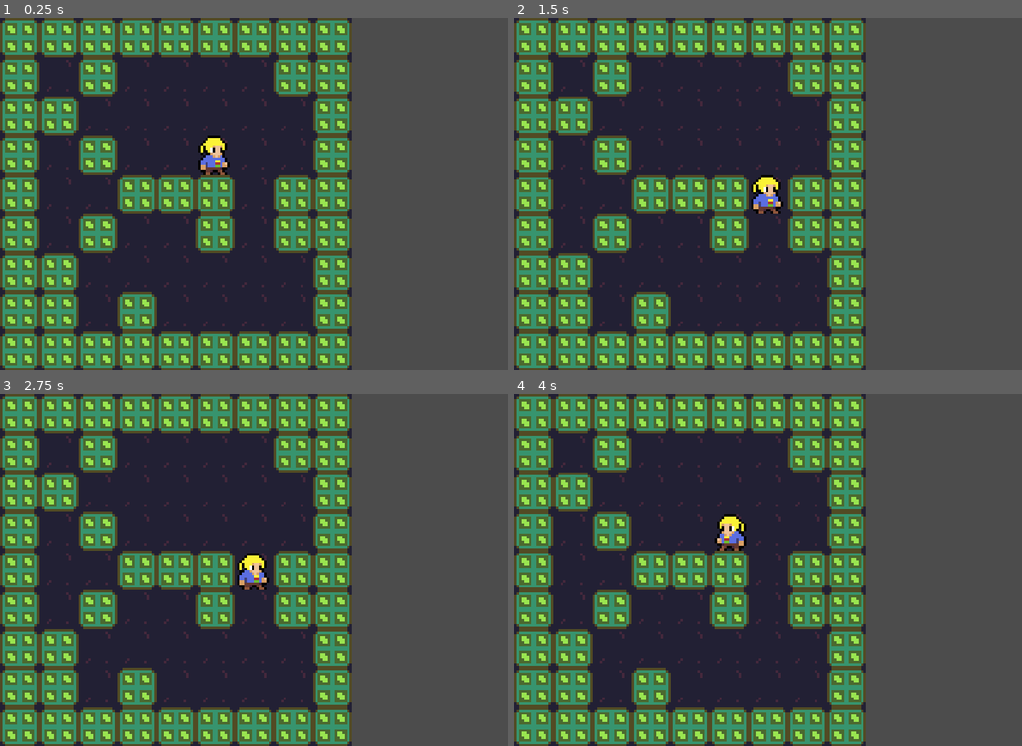
Above: before the commit, frames 1-4 (two rows, left to right).
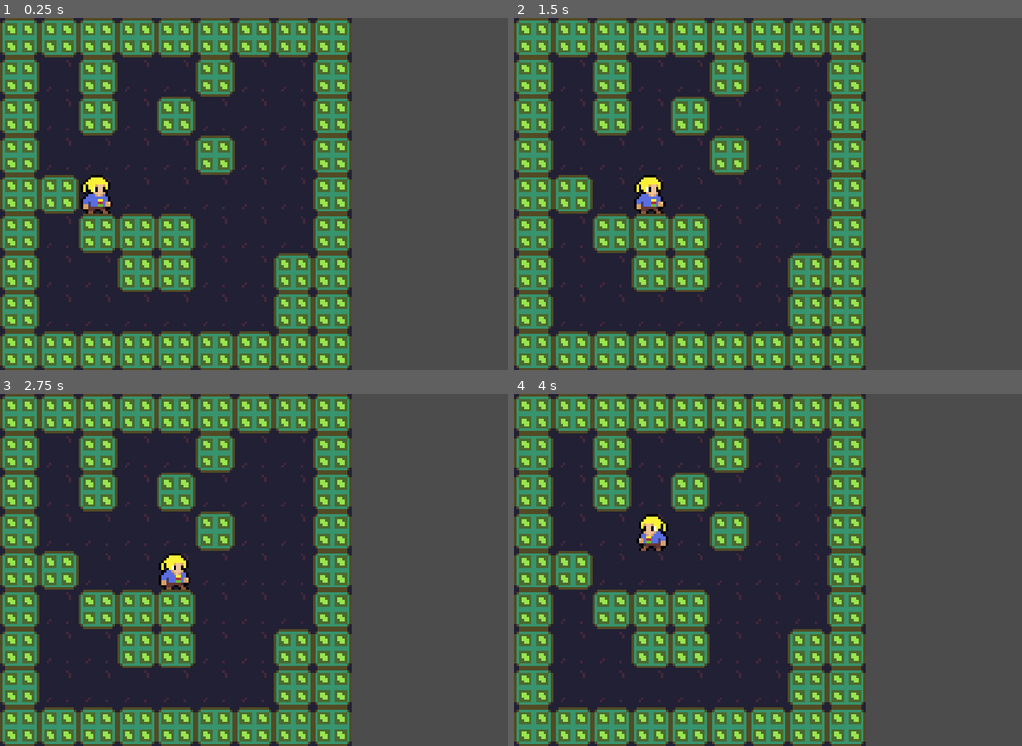
Above: after the commit, the same moments.

Repository: gueepo/godot_broughlike
Game: Godot game, scene res://Scenes/MainScene.tscn
Two runs of this game, one before a commit and one after it. Both use one fixed random seed, a clock stepped at 60 frames per second and the inputs below.
Inputs:
- Up to frame 1 (0.25 s): no input
- Up to frame 2 (1.5 s): tap Enter at 0.5 s; hold Right (ui_right) 0.53-1.28 s; tap Space at 1.25 s; hold Down (ui_down) from 1.28 s (still down)
- Up to frame 3 (2.75 s): release Down (ui_down) at 2.03 s; hold Right (ui_right) from 2.03 s (still down)
- Up to frame 4 (4 s): tap Enter at 2.75 s; release Right (ui_right) at 2.78 s; hold Up (ui_up) 2.78-3.53 s; hold Left (ui_left) from 3.53 s (still down)

The runs differ from the first frame. In frame 1, 19% of the frame differs, in the area x 7-62%, y 11-89%; in frame 2, 19%; in frame 3, 19%; in frame 4, 19%.

Commit message:
validating map when it is generated
next step is adding monsters!

Diff:
--- a/broughlike/Scenes/MainScene.gd
+++ b/broughlike/Scenes/MainScene.gd
@@ -4,6 +4,7 @@
 var TILES_ON_VERTICAL = 9
 var TILE_SIZE = 16
 var map = Array()
+var passableTiles = 0
 var rng = RandomNumberGenerator.new()
 
 # what is the main scene going to do?
@@ -17,6 +18,21 @@
 	rng.randomize()
 	CreateMapArray()
 	GenerateMap()
+
+	# validate generated map
+	var attempts = 0
+	for i in (100):
+		attempts += 1
+		var connectedTiles = GetConnectedTiles()
+		if connectedTiles.size() == passableTiles:
+			break;
+		else:
+			GenerateMap()
+
+	print("attempts: ", attempts)
+	if attempts == 100:
+		print("timed out!")
+
 	_playerReference.MoveTo(GetARandomPassableTile().position)
 
 func CreateMapArray():
@@ -26,6 +42,7 @@
 		map[i].resize(TILES_ON_HORIZONTAL)
 
 func GenerateMap():
+	passableTiles = 0
 	for i in range(TILES_ON_VERTICAL):
 		for j in range(TILES_ON_HORIZONTAL):
 			var tile = tileObject.instance()
@@ -33,10 +50,73 @@
 			var myRandom = rng.randf_range(0.0, 1.0)
 			if myRandom < 0.3 or not IsInBounds(j, i):
 				tile.is_passable = false
+			tile._internal_x = j
+			tile._internal_y = i
 
+			passableTiles += 1 if tile.is_passable else 0
 			add_child(tile)
 			tile.position = Vector2(j * TILE_SIZE, i * TILE_SIZE)
 			map[i][j] = tile
+
+# ===================================================================================================
+# ===================================================================================================
+# MAP VALIDATION FUNCTIONS
+# ===================================================================================================
+# ===================================================================================================
+func GetTileNeighbor(x, y, dx, dy):
+	if IsInBounds(x + dx, y + dy):
+		return map[y+dy][x+dx]
+	return null
+
+func GetAdjacentNeighbors(x, y):
+	var adjacentTiles = Array()
+	var leftTile = GetTileNeighbor(x, y, -1, 0)
+	var rightTile = GetTileNeighbor(x, y, 1, 0)
+	var upTile = GetTileNeighbor(x, y, 0, 1)
+	var downTile = GetTileNeighbor(x, y, 0, -1)
+
+	if (leftTile != null):
+		adjacentTiles.push_back(leftTile)
+
+	if (rightTile != null):
+		adjacentTiles.push_back(rightTile)
+
+	if (upTile != null):
+		adjacentTiles.push_back(upTile)
+
+	if (downTile != null):
+		adjacentTiles.push_back(downTile)
+
+	return adjacentTiles
+
+func GetPassableAdjacentNeighbors(x, y):
+	var passableTiles = Array()
+	var Neighbors = GetAdjacentNeighbors(x, y)
+
+	for tile in Neighbors:
+		if tile.is_passable:
+			passableTiles.append(tile)
+
+	return passableTiles
+
+func GetConnectedTiles():
+	var connectedTiles = Array()
+	var frontier = Array()
+	frontier.push_back(GetARandomPassableTile())
+
+	while(frontier.size() > 0):
+		# get next tile
+		var nextTile = frontier.pop_front()
+		connectedTiles.append(nextTile)
+		# add all "nextTile" PASSABLE neighbors to the frontier
+		var AdjacentNeighbors = GetPassableAdjacentNeighbors(nextTile._internal_x, nextTile._internal_y)
+		# add all adjacent neighbors to the frontier IF THEY ARE NOT THERE AND NOT CONNECTED SO WE DON'T GET INTO AN INFINITE LOOP
+		if AdjacentNeighbors.size() > 0:
+			for tile in AdjacentNeighbors:
+				if (!connectedTiles.has(tile) && !frontier.has(tile)):
+					frontier.push_back(tile)
+
+	return connectedTiles
 
 # ===================================================================================================
 # ===================================================================================================
@@ -44,12 +124,9 @@
 # ===================================================================================================
 # ===================================================================================================
 func is_valid_position(position):
-	print(position)
 	var arrayPositionX = position.x / TILE_SIZE
 	var arrayPositionY = position.y / TILE_SIZE
-	print(Vector2(arrayPositionX, arrayPositionY))
 	var tile = map[arrayPositionY][arrayPositionX]
-	print(tile.is_passable)
 	return IsInBounds(arrayPositionX, arrayPositionY) && tile.is_passable
 	# return !(position.x < 0 || position.x >= (TILES_ON_HORIZONTAL * TILE_SIZE) || position.y < 0 || position.y >= (TILES_ON_VERTICAL * TILE_SIZE))
 
@@ -61,7 +138,7 @@
 	for i in range(100):
 		var x = rng.randi_range(0, TILES_ON_HORIZONTAL - 1)
 		var y = rng.randi_range(0, TILES_ON_VERTICAL - 1)
-		tile = map[x][y]
+		tile = map[y][x]
 		if(tile.is_passable):
 			return tile
 	print("[GetARandomPassableTile] timeout!")
--- a/broughlike/Scenes/Tile.gd
+++ b/broughlike/Scenes/Tile.gd
@@ -1,6 +1,8 @@
 extends Node2D
 
 var is_passable = true
+var _internal_x = 0
+var _internal_y = 0
 onready var SpriteReference = $Sprite
 
 func _ready():
